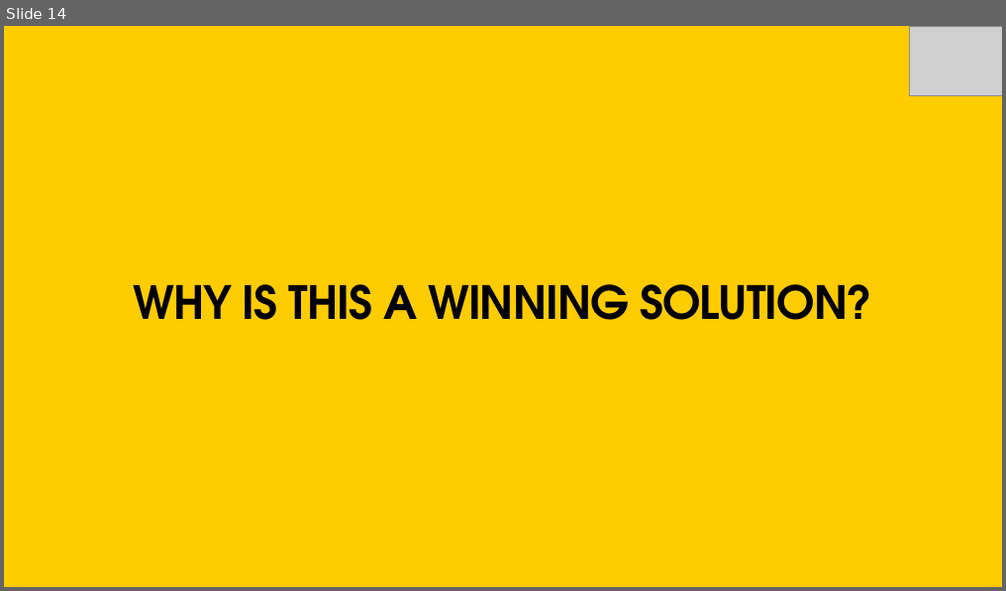
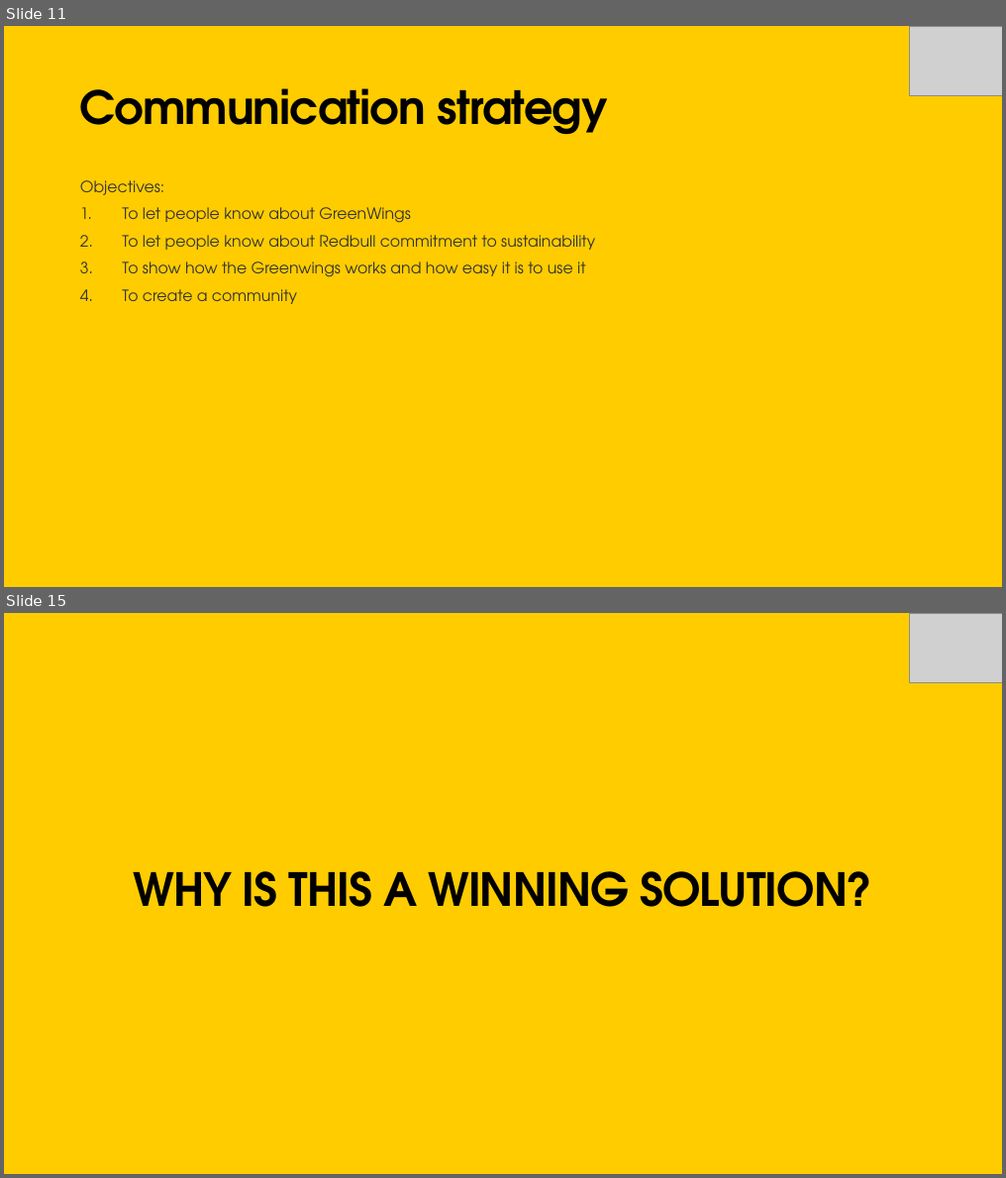
Before and after one commit to Annanardo/REDBULL---Wings-for-Sustainability, a slide deck: WingsforSustainability.pptx. Shown one above the other, each under a label of ours: slide 14 before the commit, slides 11 and 15 after it; the slides between them are not shown. The pictures are 1006x591 and 1006x1178 pixels, drawn with LibreOffice and Linux fonts; fonts in the diff are those of the drawing; grey boxes stand for pictures. Boxes give left, top, right and bottom in pixels: in the first picture for what was removed or moved away, otherwise in the second. Text is boxed around its words. In the diff, an @@ line names an element or a change of style, - is before the commit and + after.

Commit message:
added communication

```diff
--- a/WingsforSustainability.pptx
+++ b/WingsforSustainability.pptx
@@ slide 11 added at [4, 26, 1002, 587], background #FFCC00 @@
@@ picture added at [910, 26, 1002, 95] @@
@@ title added at [80, 88, 608, 135], 44 pt, text #000000, bold @@
+Communication strategy
@@ text added at [80, 180, 595, 304], 15 pt, text #343433 @@
+Objectives:
+1. To let people know about GreenWings
+2. To let people know about Redbull commitment to sustainability
+3. To show how the Greenwings works and how easy it is to use it
+4. To create a community
@@ what was slide 14 is now slide 15 @@
```
Also in this commit, not shown: 1 slide changed, 3 other slides added, 3 slides removed.
